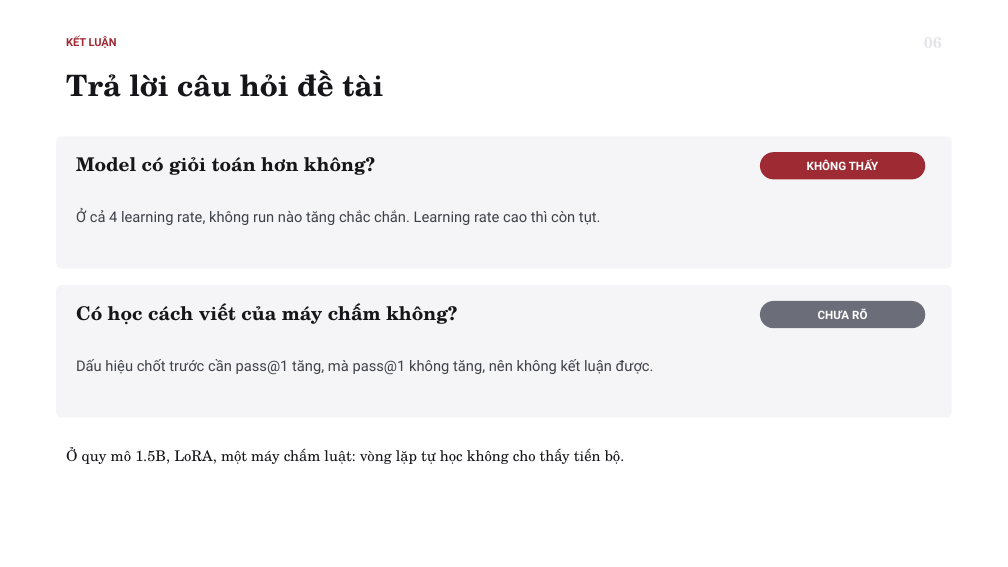
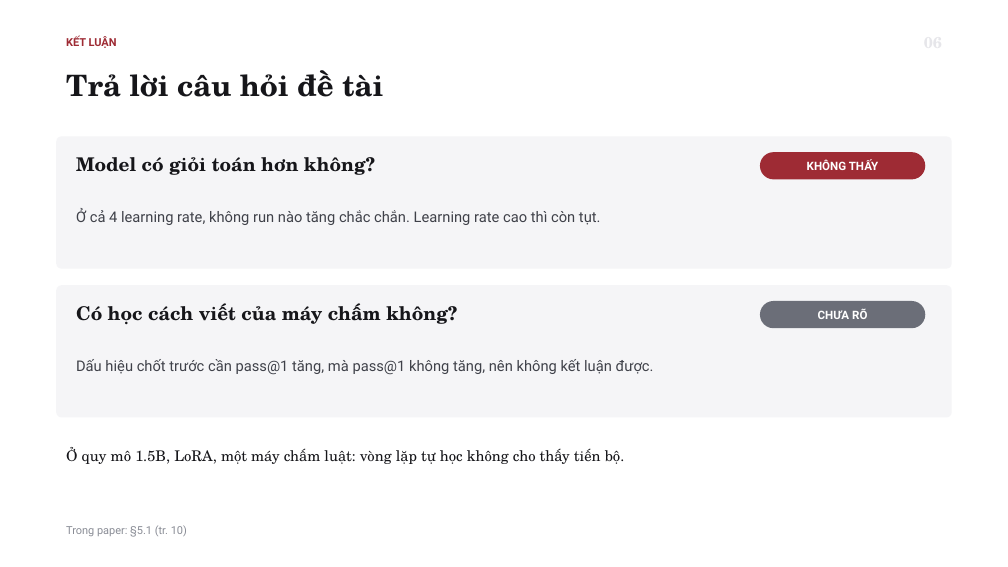
Before and after one commit to tsan2711/DACNTT_2026, a slide deck: slide 8 of 25-10-2026/BaoCaoNhanh_25-10_52300057_52300006.pptx. Drawn at 1008x567 pixels with LibreOffice and Linux fonts; fonts in the diff are those of the drawing. Boxes give left, top, right and bottom in pixels: in the first picture for what was removed or moved away, otherwise in the second. Text is boxed around its words. In the diff, an @@ line names an element or a change of style, - is before the commit and + after.

```diff
--- a/25-10-2026/BaoCaoNhanh_25-10_52300057_52300006.pptx
+++ b/25-10-2026/BaoCaoNhanh_25-10_52300057_52300006.pptx
@@ text added at box(66, 525, 187, 537), 10.5 pt, text #8A8D96 @@
+Trong paper: §5.1 (tr. 10)
```
Also in this commit, not shown: 8 other slides changed, 2 other files.
